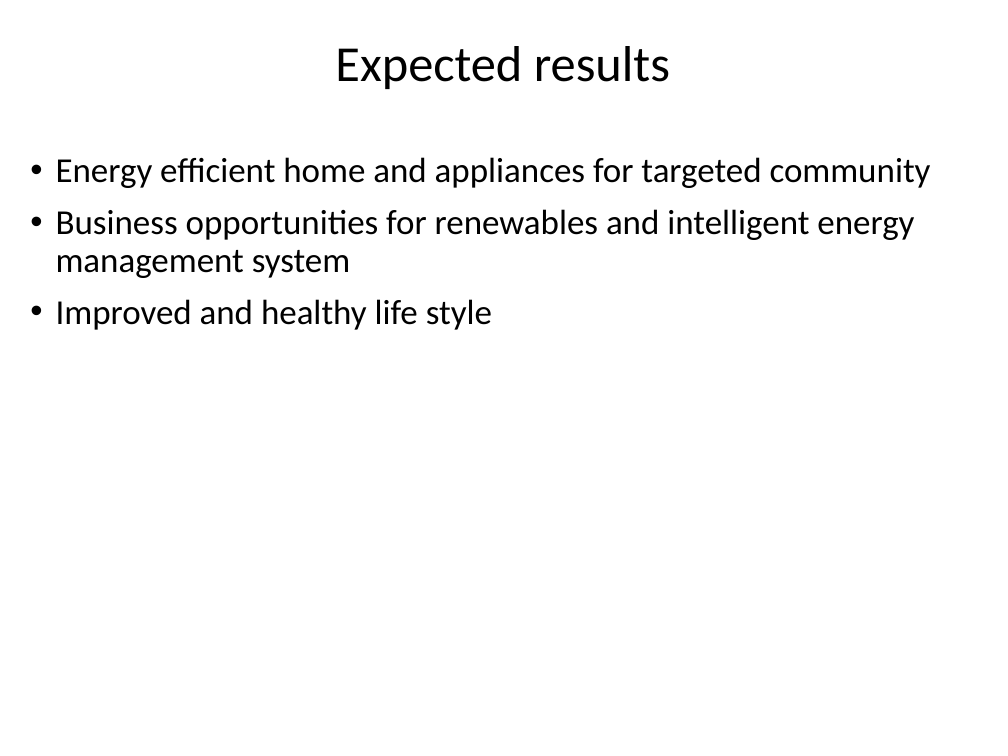
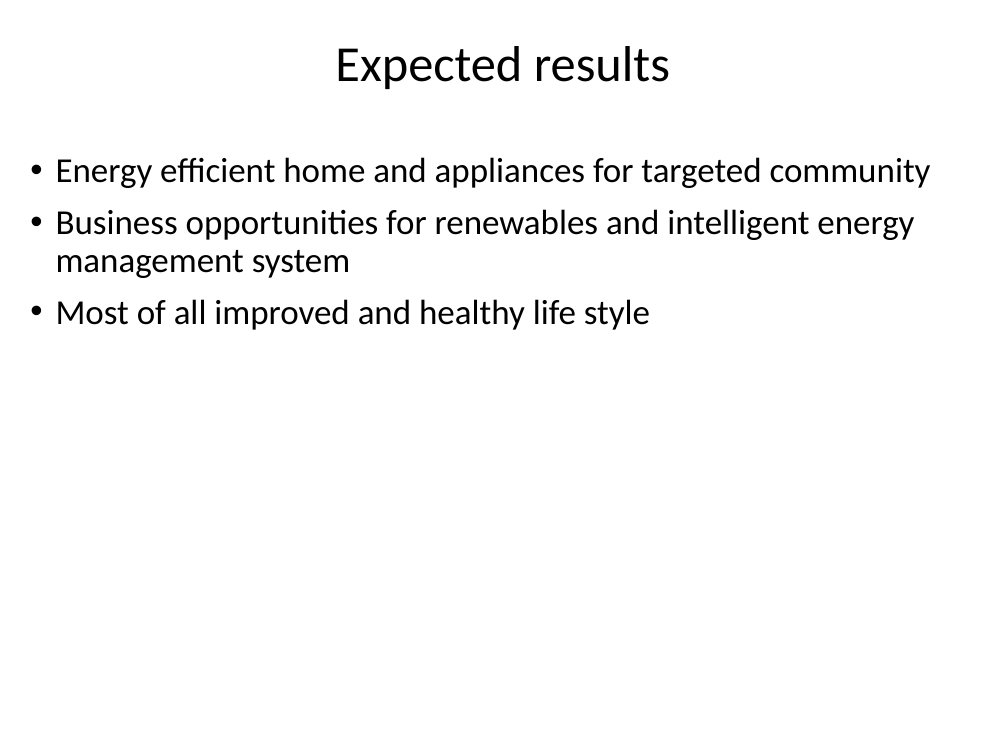
Before and after one commit to mksiddiki/Data-Science-Project, a slide deck: slide 6 of Data_Science_Project_MKS.pptx. Drawn at 1008x756 pixels with LibreOffice and Linux fonts; fonts in the diff are those of the drawing. Boxes give left, top, right and bottom in pixels: in the first picture for what was removed or moved away, otherwise in the second. Text is boxed around its words. In the diff, an @@ line names an element or a change of style, - is before the commit and + after.

```diff
--- a/Data_Science_Project_MKS.pptx
+++ b/Data_Science_Project_MKS.pptx
@@ text at box(56, 299, 650, 330): text changed @@
-• Improved and healthy life style
+• Most of all improved and healthy life style
```
Also in this commit, not shown: 4 other slides changed, 1 slide added.
